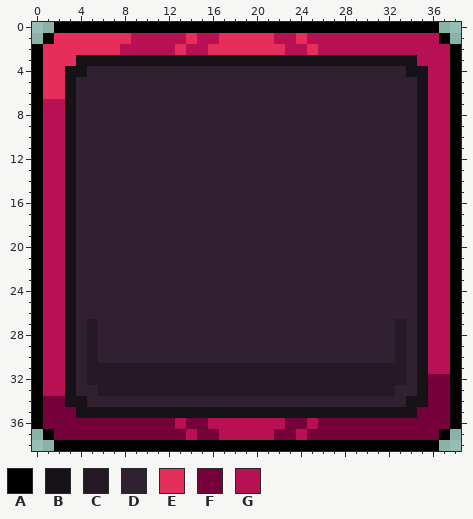
Two versions of one pixel-art file, packages/client/src/assets/ui{m}/button-error.aseprite. The first picture shows the starting point.
39x39 pixels, 1 frame.
Palette (. is transparent): A #000000  B #171217  C #241924  D #302030  E #e52e59  F #76003a  G #b71053
And afterwards:
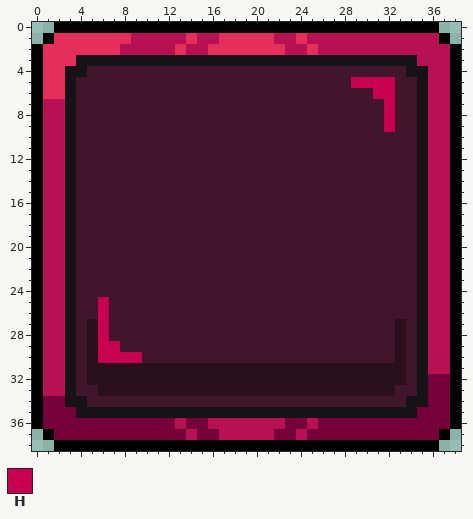
Colours new in this view: H #c90050
The exact change:
@@ palette @@
-C #241924
+C #2a0f1c
-D #302030
+D #41162b
--- layer "Layer 1"
@@ x 27..34 @@
  4 DDDDDDDB
- 5 DDDDDDDD
- 6 DDDDDDDD
- 7 DDDDDDDD
- 8 DDDDDDDD
- 9 DDDDDDDD
+ 5 DDHHHHDD
+ 6 DDDDHHDD
+ 7 DDDDDHDD
+ 8 DDDDDHDD
+ 9 DDDDDHDD
 10 DDDDDDDD
@@ x 4..11 @@
 24 DDDDDDDD
-25 DDDDDDDD
-26 DDDDDDDD
-27 DCDDDDDD
-28 DCDDDDDD
-29 DCDDDDDD
-30 DCDDDDDD
+25 DDHDDDDD
+26 DDHDDDDD
+27 DCHDDDDD
+28 DCHDDDDD
+29 DCHHDDDD
+30 DCHHHHDD
 31 DCCCCCCC
Where, in picture pixels (left, top, right, bottom), the same in both pictures:
changed: (76, 66, 417, 407)
